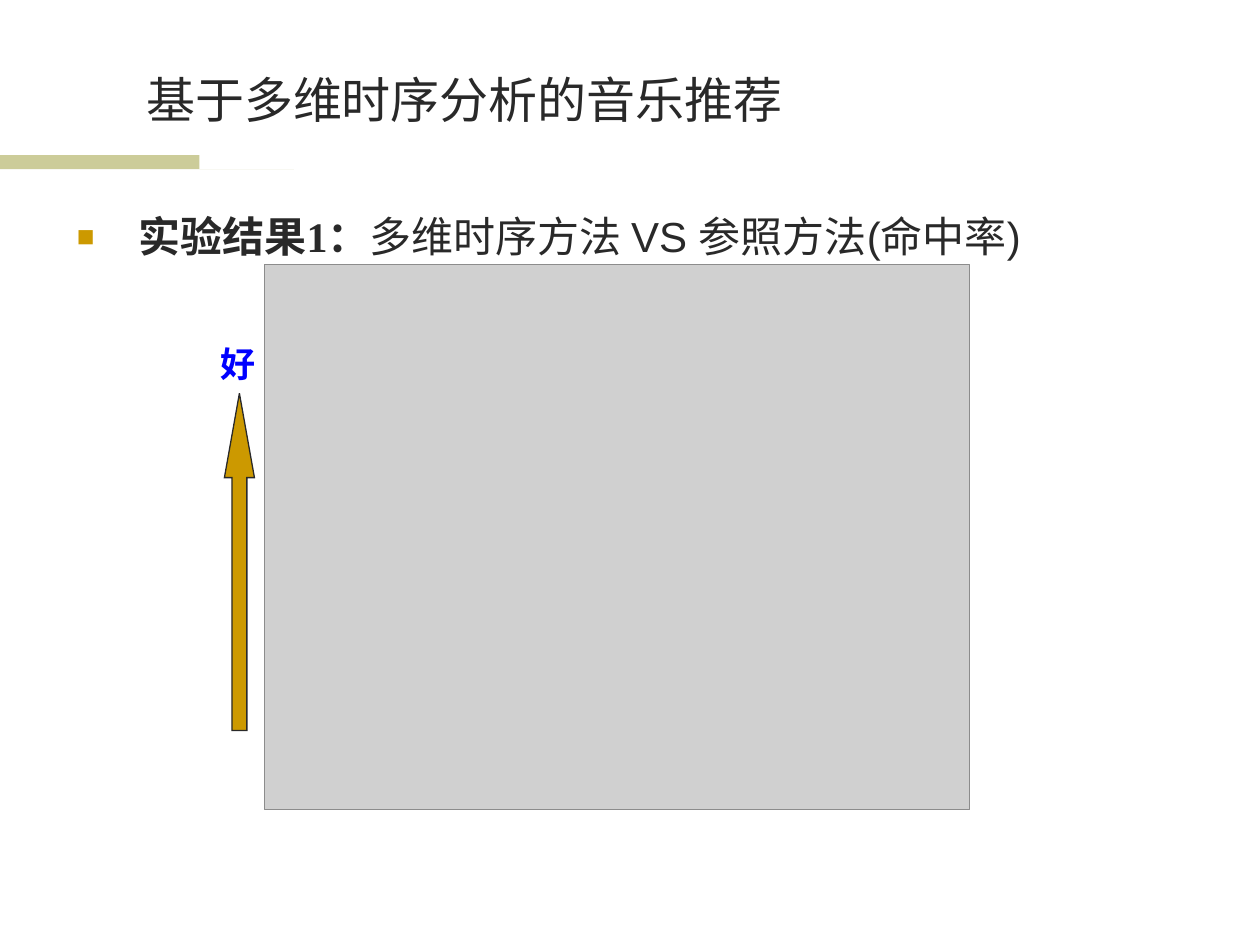
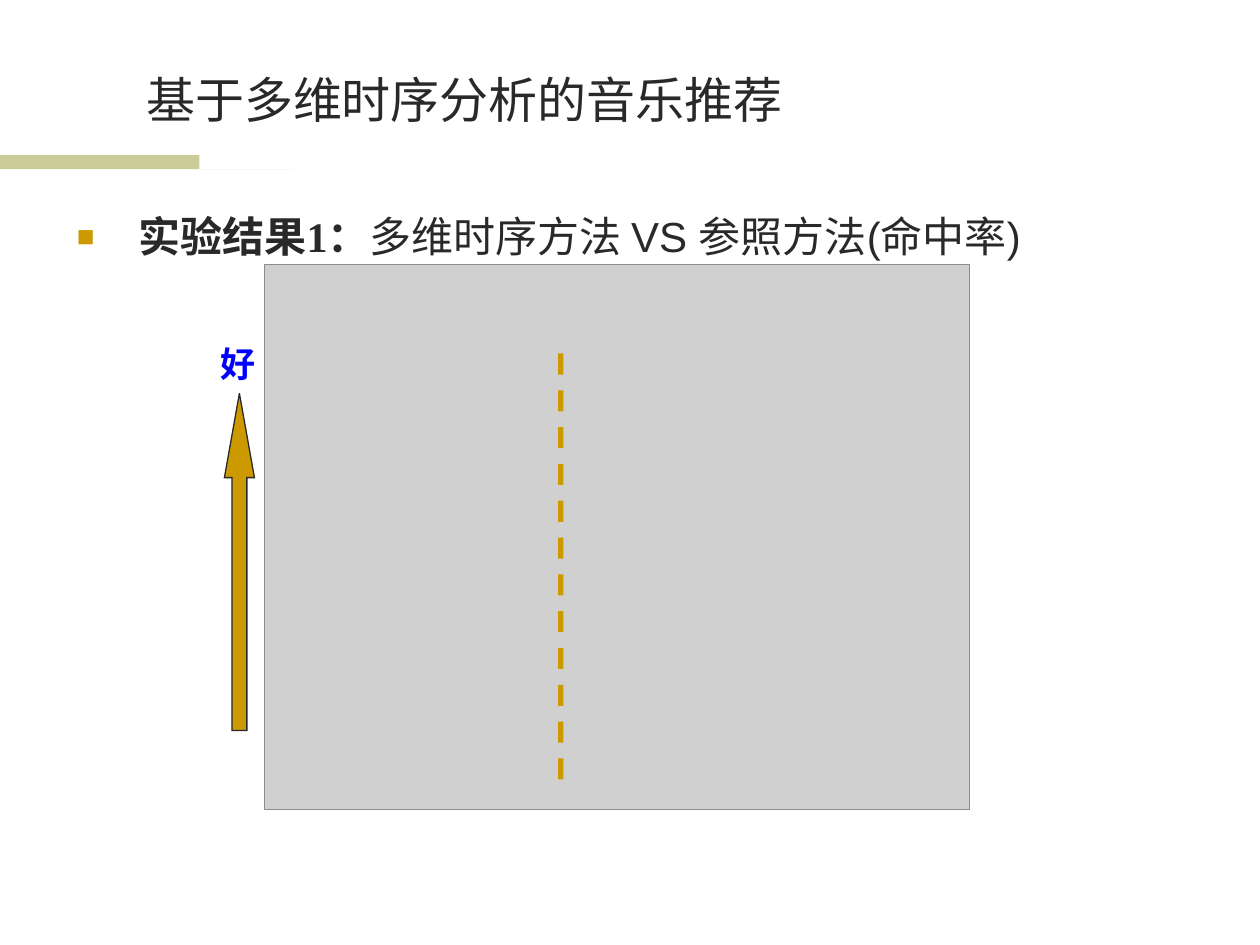
Before and after one commit to wwssttt/NJUThesis, a slide deck: slide 13 of ppt/一种基于时间序列分析的个性化音乐推荐系统及其实现.ppt. Drawn at 1260x945 pixels with LibreOffice and Linux fonts; fonts in the diff are those of the drawing; grey boxes stand for pictures; background and template pictures are left out. Boxes give left, top, right and bottom in pixels: in the first picture for what was removed or moved away, otherwise in the second. Text is boxed around its words. In the diff, an @@ line names an element or a change of style, - is before the commit and + after.

```diff
--- a/ppt/一种基于时间序列分析的个性化音乐推荐系统及其实现.ppt
+++ b/ppt/一种基于时间序列分析的个性化音乐推荐系统及其实现.ppt
@@ line added from (561, 354) to (561, 790), #CC9900 3 pt dashed @@
```
Also in this commit, not shown: 7 other slides changed, 1 other file.
